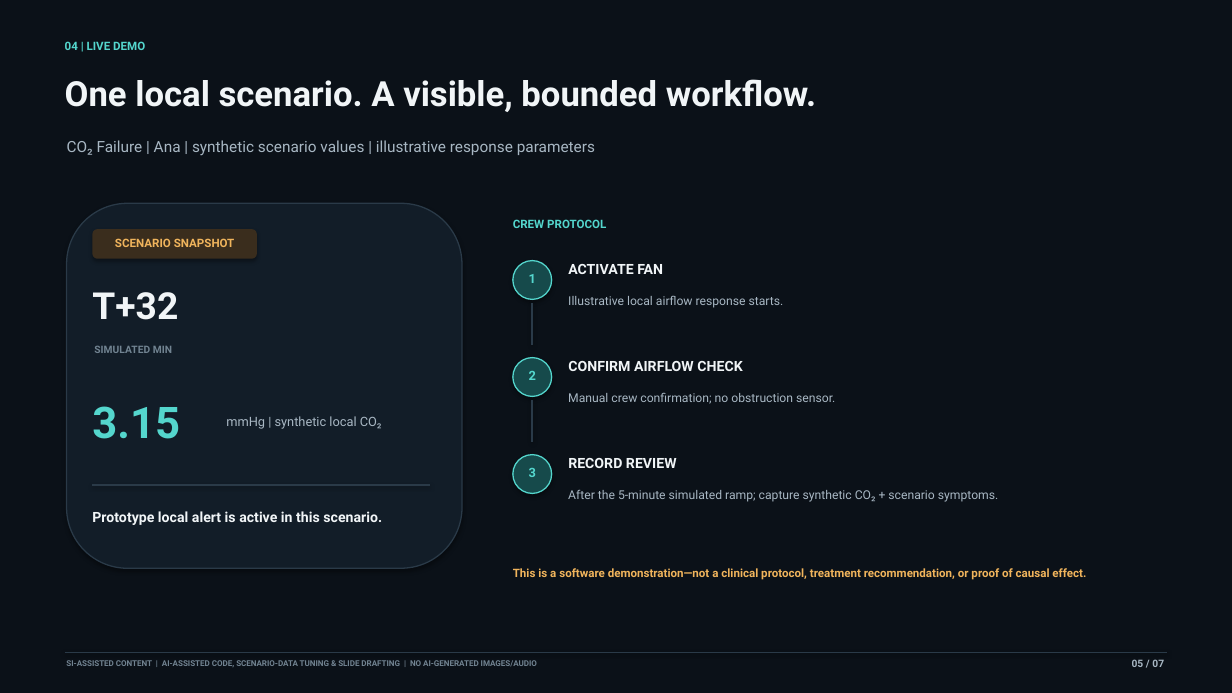
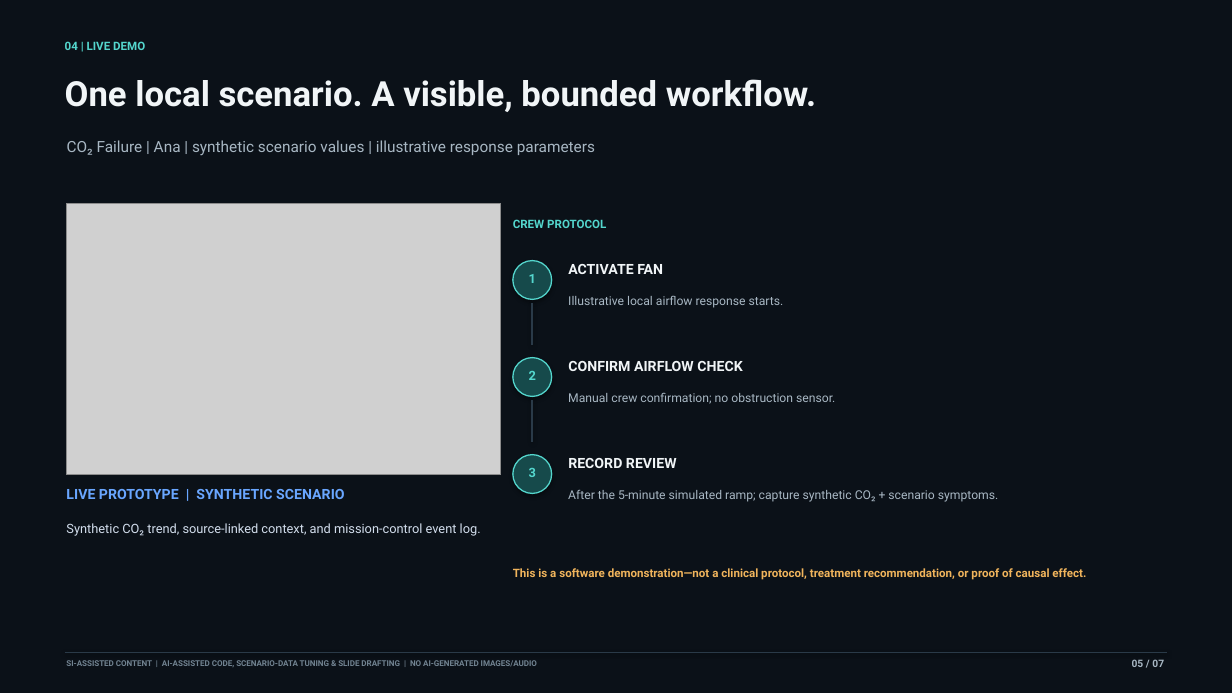
Before and after one commit to JoaoBrands/SentinelL-Nasa-Space-App-Challenge, a slide deck: slide 5 of Sentinel_Space_Apps_2026_Pitch.pptx. Drawn at 1232x693 pixels with LibreOffice and Linux fonts; fonts in the diff are those of the drawing; grey boxes stand for pictures. Boxes give left, top, right and bottom in pixels: in the first picture for what was removed or moved away, otherwise in the second. Text is boxed around its words. In the diff, an @@ line names an element or a change of style, - is before the commit and + after.

```diff
--- a/Sentinel_Space_Apps_2026_Pitch.pptx
+++ b/Sentinel_Space_Apps_2026_Pitch.pptx
@@ rounded rectangle removed at <box>67,203,462,568</box> @@
@@ picture added at <box>67,203,501,475</box> @@
@@ rounded rectangle removed at <box>92,229,257,259</box> @@
@@ text removed at <box>115,238,235,247</box> @@
-SCENARIO SNAPSHOT
@@ text removed at <box>92,292,178,320</box> @@
-T+32
@@ text removed at <box>94,346,172,353</box> @@
-SIMULATED MIN
@@ text removed at <box>92,406,180,439</box> @@
-3.15
@@ text removed at <box>226,416,382,429</box> @@
-mmHg | synthetic local CO₂
@@ text added at <box>66,489,344,499</box>, 11 pt, text #69A6FF, bold @@
+LIVE PROTOTYPE | SYNTHETIC SCENARIO
@@ line removed from (92, 485) to (430, 485) @@
@@ text added at <box>66,523,481,536</box>, 10 pt, text #D2DDEC @@
+Synthetic CO₂ trend, source-linked context, and mission-control event log.
@@ text removed at <box>92,511,382,525</box> @@
-Prototype local alert is active in this scenario.
```
Also in this commit, not shown: 1 other slide changed.
